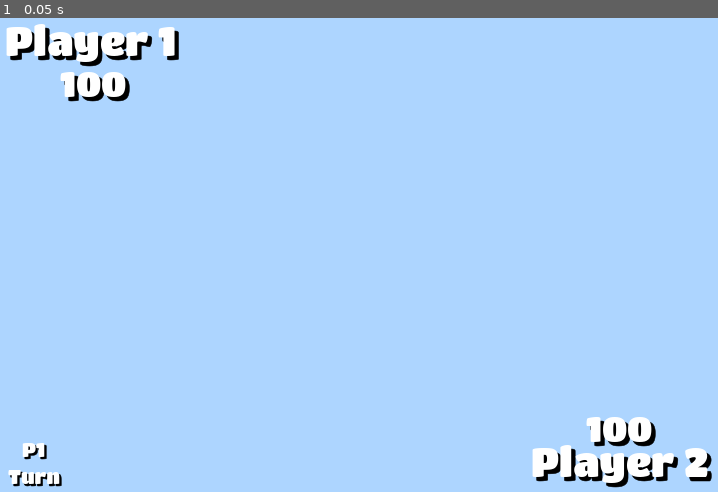
Above: before the commit, frame 1.
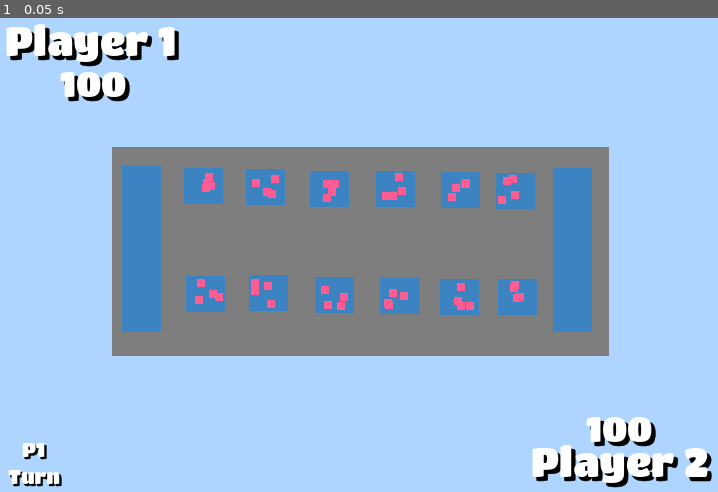
Above: after the commit, the same moment.

Repository: Mseavers1/Orpheus-Ascent
Game: Godot game, scene res://game.tscn
The game is run twice, just before and just after one commit, with the same random seed, the same clock (stepped at 60 frames per second) and the same inputs.
Inputs:
- Up to frame 1 (0.05 s): no input

The runs differ from the first frame. In frame 1, 31% of the frame differs, in the area x 15-85%, y 27-72%.

Commit message:
Created Temporary Board + Logic

Diff:
--- a/CSC 275 Game/Game_Logic.gd
+++ b/CSC 275 Game/Game_Logic.gd
@@ -7,6 +7,7 @@
 
 func _startMatch():
 	board = [[4, 4], [4, 4], [4, 4], [4, 4], [4, 4], [4, 4]]
+	$Board._setupBoard()
 
 # Called when its the next user's turn (No repeats)
 func _nextTurn():
@@ -37,15 +38,8 @@
 
 	pass
 
-func _init():
+func _ready():
 	_startMatch()
-
-	# Temp
-	#_movePieceBottom(4)
-	#_print()
-
-func _ready():
-	pass
 
 # Called every frame. 'delta' is the elapsed time since the previous frame.
 func _process(delta):
--- /dev/null
+++ b/CSC 275 Game/board.gd
@@ -0,0 +1,36 @@
+extends Sprite2D
+
+@export var marblePrefab: PackedScene
+const StartingMarblesInCells = 4
+
+var cells
+
+func _setupBoard():
+	cells = [[$Area/Cell_0_0, $Area/Cell_0_1], [$Area/Cell_1_0, $Area/Cell_1_1], [$Area/Cell_2_0, $Area/Cell_2_1], [$Area/Cell_3_0, $Area/Cell_3_1], [$Area/Cell_4_0, $Area/Cell_4_1], [$Area/Cell_5_0, $Area/Cell_5_1]]
+
+	# Generate the starting marble count into each cell
+	for x in range(6):
+		for y in range(2):
+			for num in range(StartingMarblesInCells):
+				var marble = marblePrefab.instantiate()
+				marble.position = gen_random_pos(cells[x][y])
+
+				add_child(marble)
+
+func gen_random_pos(area):
+
+	# Find corners of area
+	var center = area.position
+	var topLeft = center - area.shape.extents
+	var bottomRight = center + area.shape.extents
+
+	# Generate rendom number between the top and bottom coords
+	var x = randf_range(topLeft.x, bottomRight.x)
+	var y = randf_range(topLeft.y, bottomRight.y)
+
+	return Vector2(x, y)
+
+
+# Called every frame. 'delta' is the elapsed time since the previous frame.
+func _process(delta):
+	pass
--- /dev/null
+++ b/CSC 275 Game/board.tscn
@@ -0,0 +1,178 @@
+[gd_scene load_steps=6 format=3 uid="uid://cop4ke0na0tox"]
+
+[ext_resource type="Script" path="res://board.gd" id="1_tlwve"]
+[ext_resource type="PackedScene" uid="uid://dy5r07q1xi8h1" path="res://marble.tscn" id="2_4kush"]
+
+[sub_resource type="RectangleShape2D" id="RectangleShape2D_lhnmx"]
+size = Vector2(39, 165)
+
+[sub_resource type="RectangleShape2D" id="RectangleShape2D_u8khu"]
+size = Vector2(39, 163)
+
+[sub_resource type="RectangleShape2D" id="RectangleShape2D_ulxvp"]
+size = Vector2(26, 24.375)
+
+[node name="Board" type="Sprite2D"]
+script = ExtResource("1_tlwve")
+marblePrefab = ExtResource("2_4kush")
+
+[node name="Temp" type="ColorRect" parent="."]
+offset_right = 497.0
+offset_bottom = 209.0
+color = Color(0.494118, 0.494118, 0.494118, 1)
+
+[node name="Temp2" type="ColorRect" parent="Temp"]
+offset_left = 10.0
+offset_top = 19.0
+offset_right = 49.0
+offset_bottom = 185.0
+color = Color(0.231373, 0.513726, 0.756863, 1)
+
+[node name="Temp3" type="ColorRect" parent="Temp"]
+offset_left = 74.0
+offset_top = 129.0
+offset_right = 113.0
+offset_bottom = 165.0
+color = Color(0.231373, 0.513726, 0.756863, 1)
+
+[node name="Temp4" type="ColorRect" parent="Temp"]
+offset_left = 137.0
+offset_top = 128.0
+offset_right = 176.0
+offset_bottom = 164.0
+color = Color(0.231373, 0.513726, 0.756863, 1)
+
+[node name="Temp5" type="ColorRect" parent="Temp"]
+offset_left = 268.0
+offset_top = 131.0
+offset_right = 307.0
+offset_bottom = 167.0
+color = Color(0.231373, 0.513726, 0.756863, 1)
+
+[node name="Temp6" type="ColorRect" parent="Temp"]
+offset_left = 264.0
+offset_top = 24.0
+offset_right = 303.0
+offset_bottom = 60.0
+color = Color(0.231373, 0.513726, 0.756863, 1)
+
+[node name="Temp7" type="ColorRect" parent="Temp"]
+offset_left = 384.0
+offset_top = 26.0
+offset_right = 423.0
+offset_bottom = 62.0
+color = Color(0.231373, 0.513726, 0.756863, 1)
+
+[node name="Temp8" type="ColorRect" parent="Temp"]
+offset_left = 72.0
+offset_top = 21.0
+offset_right = 111.0
+offset_bottom = 57.0
+color = Color(0.231373, 0.513726, 0.756863, 1)
+
+[node name="Temp9" type="ColorRect" parent="Temp"]
+offset_left = 441.0
+offset_top = 21.0
+offset_right = 480.0
+offset_bottom = 185.0
+color = Color(0.231373, 0.513726, 0.756863, 1)
+
+[node name="Temp10" type="ColorRect" parent="Temp"]
+offset_left = 203.0
+offset_top = 130.0
+offset_right = 242.0
+offset_bottom = 166.0
+color = Color(0.231373, 0.513726, 0.756863, 1)
+
+[node name="Temp11" type="ColorRect" parent="Temp"]
+offset_left = 328.0
+offset_top = 132.0
+offset_right = 367.0
+offset_bottom = 168.0
+color = Color(0.231373, 0.513726, 0.756863, 1)
+
+[node name="Temp12" type="ColorRect" parent="Temp"]
+offset_left = 386.0
+offset_top = 132.0
+offset_right = 425.0
+offset_bottom = 168.0
+color = Color(0.231373, 0.513726, 0.756863, 1)
+
+[node name="Temp13" type="ColorRect" parent="Temp"]
+offset_left = 198.0
+offset_top = 24.0
+offset_right = 237.0
+offset_bottom = 60.0
+color = Color(0.231373, 0.513726, 0.756863, 1)
+
+[node name="Temp14" type="ColorRect" parent="Temp"]
+offset_left = 134.0
+offset_top = 22.0
+offset_right = 173.0
+offset_bottom = 58.0
+color = Color(0.231373, 0.513726, 0.756863, 1)
+
+[node name="Temp15" type="ColorRect" parent="Temp"]
+offset_left = 329.0
+offset_top = 25.0
+offset_right = 368.0
+offset_bottom = 61.0
+color = Color(0.231373, 0.513726, 0.756863, 1)
+
+[node name="Top_Home" type="CollisionShape2D" parent="."]
+position = Vector2(29.5, 101.5)
+shape = SubResource("RectangleShape2D_lhnmx")
+
+[node name="Bottom_Home" type="CollisionShape2D" parent="."]
+position = Vector2(460.5, 102.5)
+shape = SubResource("RectangleShape2D_u8khu")
+
+[node name="Area" type="Area2D" parent="."]
+
+[node name="Cell_0_0" type="CollisionShape2D" parent="Area"]
+position = Vector2(91, 38)
+shape = SubResource("RectangleShape2D_ulxvp")
+
+[node name="Cell_2_0" type="CollisionShape2D" parent="Area"]
+position = Vector2(218, 42)
+shape = SubResource("RectangleShape2D_ulxvp")
+
+[node name="Cell_3_0" type="CollisionShape2D" parent="Area"]
+position = Vector2(284, 42)
+shape = SubResource("RectangleShape2D_ulxvp")
+
+[node name="Cell_4_0" type="CollisionShape2D" parent="Area"]
+position = Vector2(348, 43)
+shape = SubResource("RectangleShape2D_ulxvp")
+
+[node name="Cell_5_0" type="CollisionShape2D" parent="Area"]
+position = Vector2(403, 44)
+shape = SubResource("RectangleShape2D_ulxvp")
+
+[node name="Cell_1_1" type="CollisionShape2D" parent="Area"]
+position = Vector2(156, 146)
+shape = SubResource("RectangleShape2D_ulxvp")
+
+[node name="Cell_2_1" type="CollisionShape2D" parent="Area"]
+position = Vector2(222, 148)
+shape = SubResource("RectangleShape2D_ulxvp")
+
+[node name="Cell_3_1" type="CollisionShape2D" parent="Area"]
+position = Vector2(288, 149)
+shape = SubResource("RectangleShape2D_ulxvp")
+
+[node name="Cell_4_1" type="CollisionShape2D" parent="Area"]
+position = Vector2(348, 150)
+shape = SubResource("RectangleShape2D_ulxvp")
+
+[node name="Cell_5_1" type="CollisionShape2D" parent="Area"]
+position = Vector2(406, 150.25)
+shape = SubResource("RectangleShape2D_ulxvp")
+
+[node name="Cell_1_0" type="CollisionShape2D" parent="Area"]
+position = Vector2(153, 40)
+shape = SubResource("RectangleShape2D_ulxvp")
+
+[node name="Cell_0_1" type="CollisionShape2D" parent="Area"]
+position = Vector2(94, 147)
+shape = SubResource("RectangleShape2D_ulxvp")
--- a/CSC 275 Game/game.tscn
+++ b/CSC 275 Game/game.tscn
@@ -1,7 +1,8 @@
-[gd_scene load_steps=3 format=3 uid="uid://db8xt2hlxfl8v"]
+[gd_scene load_steps=4 format=3 uid="uid://db8xt2hlxfl8v"]
 
 [ext_resource type="Script" path="res://Game_Logic.gd" id="1_3gq04"]
 [ext_resource type="PackedScene" uid="uid://dt0u5yb0dh4or" path="res://game_hud.tscn" id="1_cmsds"]
+[ext_resource type="PackedScene" uid="uid://cop4ke0na0tox" path="res://board.tscn" id="2_680n0"]
 
 [node name="Game" type="Node"]
 script = ExtResource("1_3gq04")
@@ -15,3 +16,6 @@
 color = Color(0.678431, 0.835294, 1, 1)
 
 [node name="Game_HUD" parent="." instance=ExtResource("1_cmsds")]
+
+[node name="Board" parent="." instance=ExtResource("2_680n0")]
+position = Vector2(113, 135)
--- a/CSC 275 Game/game_hud.tscn
+++ b/CSC 275 Game/game_hud.tscn
@@ -20,6 +20,7 @@
 "
 
 [node name="Top_Score" type="Label" parent="Top_Name"]
+layout_mode = 0
 offset_top = 44.0
 offset_right = 178.0
 offset_bottom = 90.0
@@ -45,6 +46,7 @@
 text = "Player 2"
 
 [node name="Bottom_Score" type="Label" parent="Buttom_Name"]
+layout_mode = 0
 offset_top = -32.0
 offset_right = 178.0
 offset_bottom = 14.0
--- /dev/null
+++ b/CSC 275 Game/marble.tscn
@@ -0,0 +1,10 @@
+[gd_scene format=3 uid="uid://dy5r07q1xi8h1"]
+
+[node name="Marble" type="Sprite2D"]
+
+[node name="ColorRect" type="ColorRect" parent="."]
+offset_left = -4.0
+offset_top = -4.0
+offset_right = 4.0
+offset_bottom = 4.0
+color = Color(0.996078, 0.360784, 0.576471, 1)
